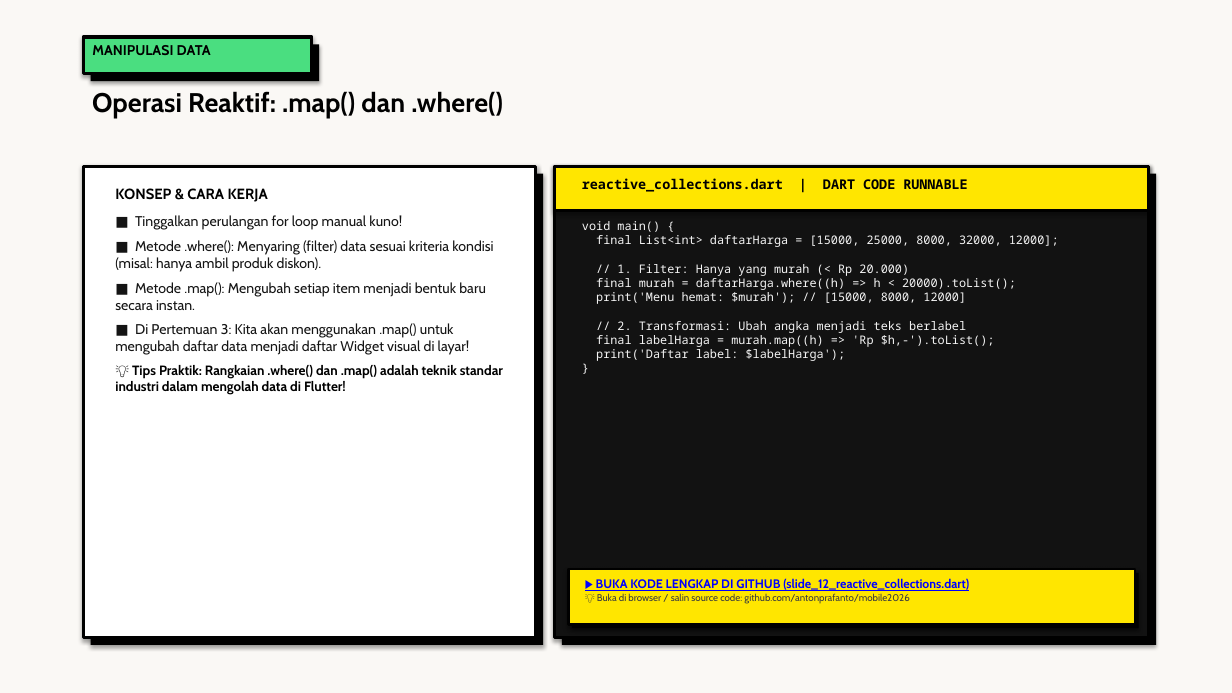
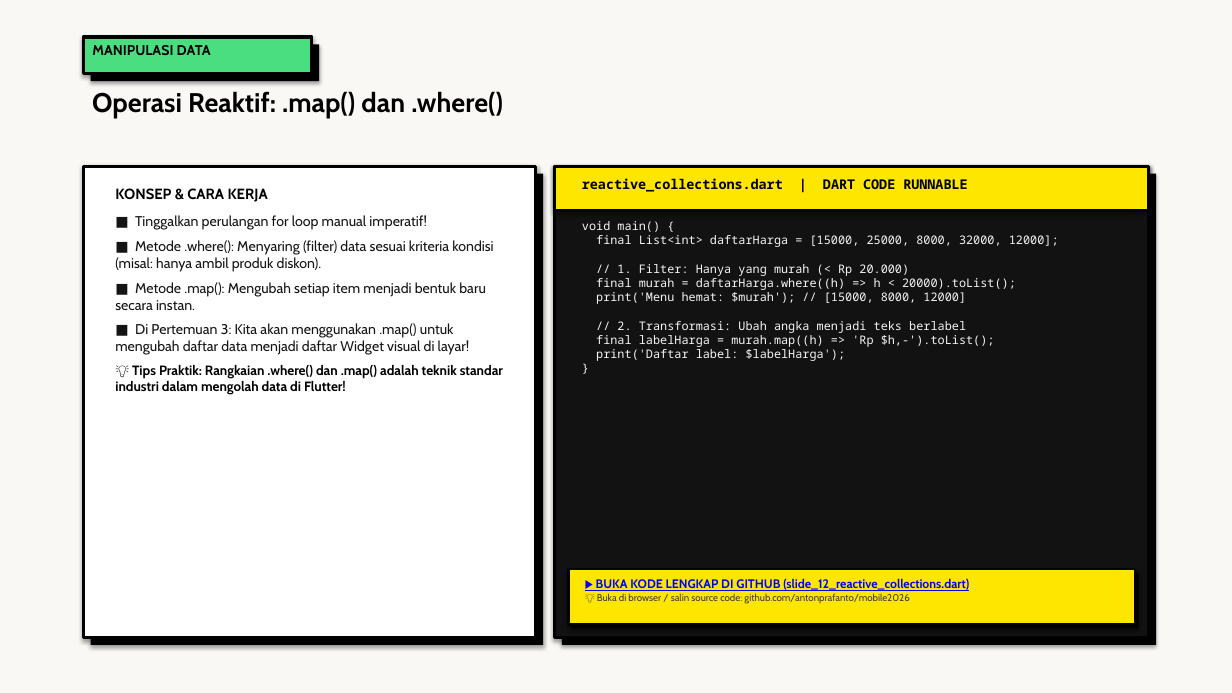
Before and after one commit to antonprafanto/mobile2026, a slide deck: slide 12 of 03_slide_presentasi/PERTEMUAN_02_Modern_Dart_Programming.pptx. Drawn at 1232x693 pixels with LibreOffice and Linux fonts; fonts in the diff are those of the drawing. Boxes give left, top, right and bottom in pixels: in the first picture for what was removed or moved away, otherwise in the second. Text is boxed around its words. In the diff, an @@ line names an element or a change of style, - is before the commit and + after.

```diff
--- a/03_slide_presentasi/PERTEMUAN_02_Modern_Dart_Programming.pptx
+++ b/03_slide_presentasi/PERTEMUAN_02_Modern_Dart_Programming.pptx
@@ text at box(135, 215, 426, 230): text changed @@
-■ Tinggalkan perulangan for loop manual kuno!
+■ Tinggalkan perulangan for loop manual imperatif!
```
Also in this commit, not shown: 3 other slides changed, 22 other files.
